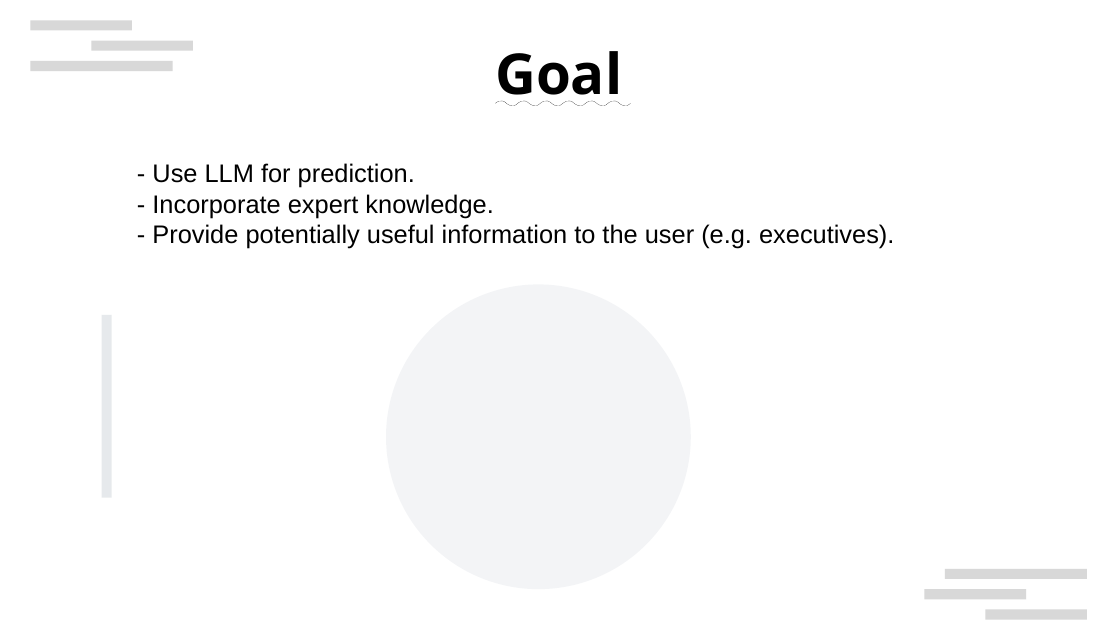
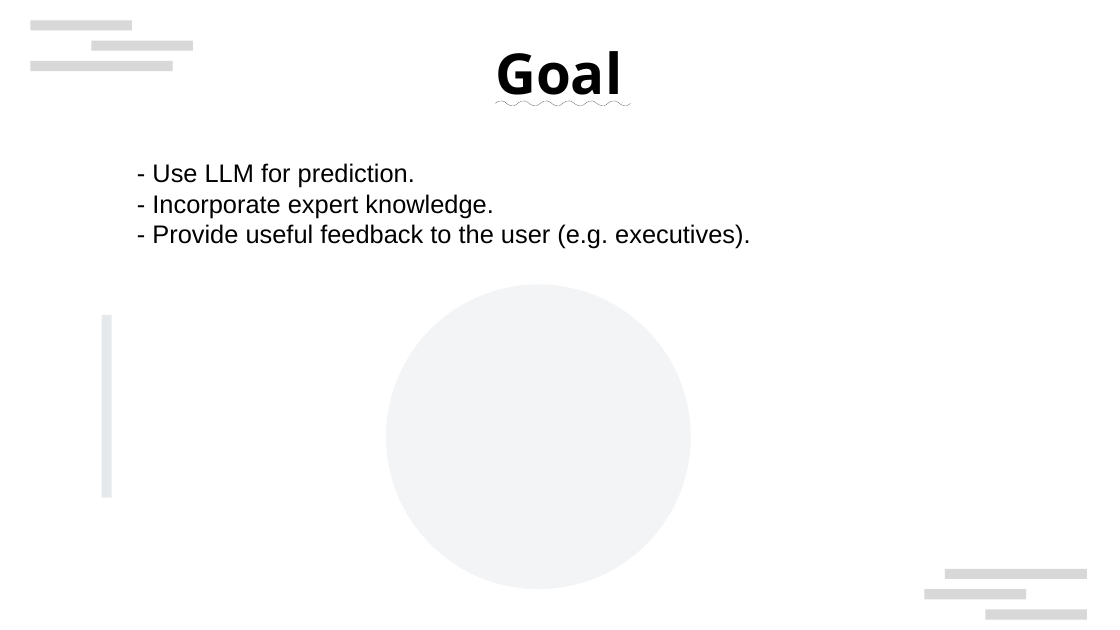
Before and after one commit to Incantatoric/llm_elicited_predictor, a slide deck: slide 4 of LLM-Elicited Bayesian Predictor.odp. Drawn at 1120x630 pixels with LibreOffice and Linux fonts; fonts in the diff are those of the drawing; background and template pictures are left out. Boxes give left, top, right and bottom in pixels: in the first picture for what was removed or moved away, otherwise in the second. Text is boxed around its words. In the diff, an @@ line names an element or a change of style, - is before the commit and + after.

```diff
--- a/LLM-Elicited Bayesian Predictor.odp
+++ b/LLM-Elicited Bayesian Predictor.odp
@@ text at (x1=152, y1=224, x2=750, y2=249): text changed @@
-- Provide potentially useful information to the user (e.g. executives).
+- Provide useful feedback to the user (e.g. executives).
```
Also in this commit, not shown: 7 other slides changed, 4 slides added.
